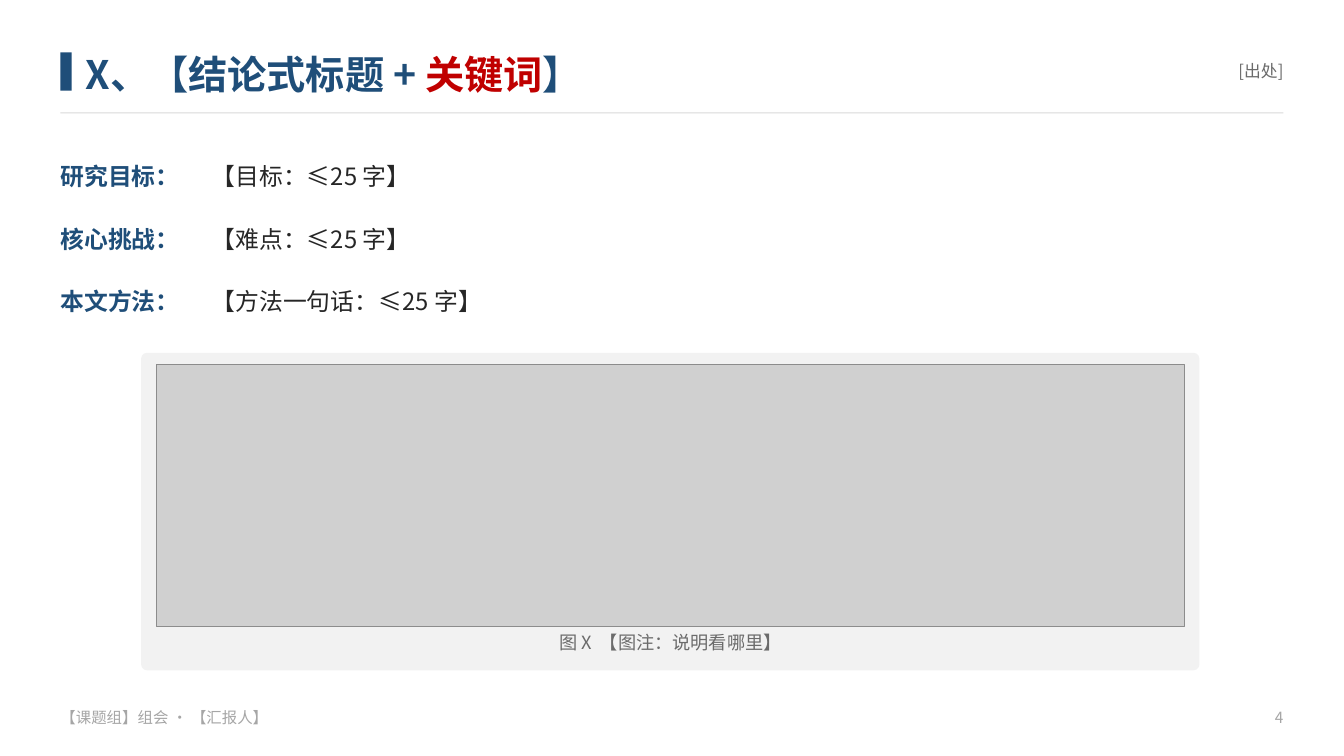
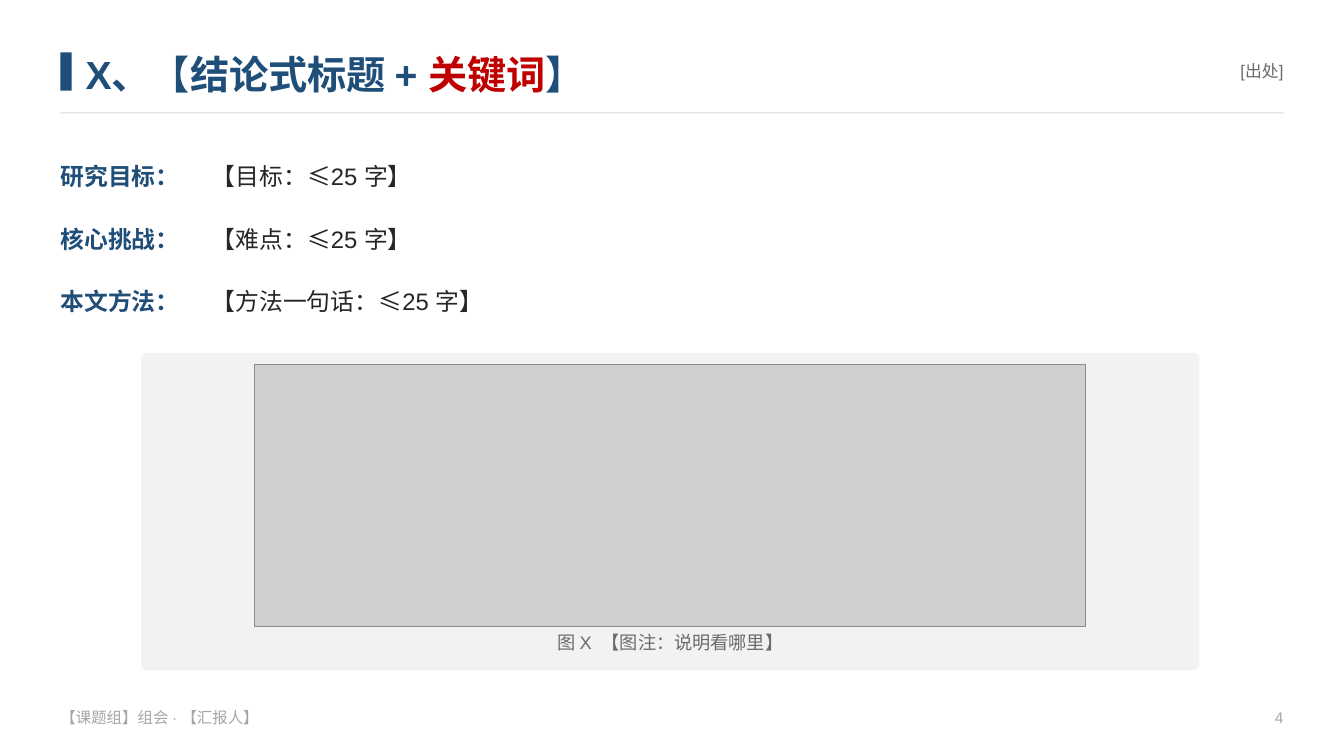
Before and after one commit to smallSheep123/paper-skills, a slide deck: slide 4 of paper-ppt/styles/domestic/template.pptx. Drawn at 1344x756 pixels with LibreOffice and Linux fonts; fonts in the diff are those of the drawing; grey boxes stand for pictures. Boxes give left, top, right and bottom in pixels: in the first picture for what was removed or moved away, otherwise in the second. Text is boxed around its words. In the diff, an @@ line names an element or a change of style, - is before the commit and + after.

```diff
--- a/paper-ppt/styles/domestic/template.pptx
+++ b/paper-ppt/styles/domestic/template.pptx
@@ text "X、【结论式标题 + 关键词】" at [86,55,585,93]: font Noto Sans CJK SC to Arial in "X、【结论式标题 +" @@
@@ text "[出处]" at [1240,63,1283,81]: font Noto Sans CJK SC to Arial in "[出处]" @@
@@ text "【目标：≤25 字】" at [212,165,412,187]: font Noto Sans CJK SC to Arial in "【目标：≤25" @@
@@ text "【难点：≤25 字】" at [212,228,412,250]: font Noto Sans CJK SC to Arial in "【难点：≤25" @@
@@ text "【方法一句话：≤25 字】" at [212,290,484,312]: font Noto Sans CJK SC to Arial in "【方法一句话：≤25" @@
@@ picture: place and size @@
-picture at [156,365,1185,627]
+picture at [255,365,1086,627]
@@ text "图 X 【图注：说明看哪里】" at [557,633,784,651]: font Noto Sans CJK SC to Arial in "X" @@
@@ text "【课题组】组会 · 【汇报人】" at [60,710,259,724]: font Noto Sans CJK SC to Arial in "·" @@
```
Also in this commit, not shown: 7 other slides changed, 34 other files.
